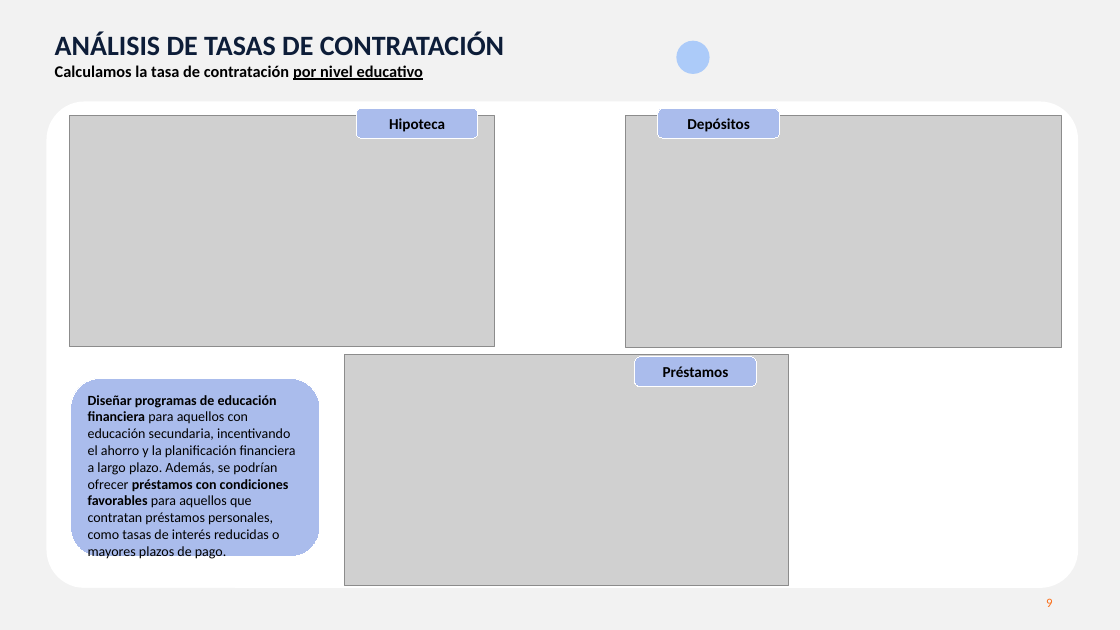
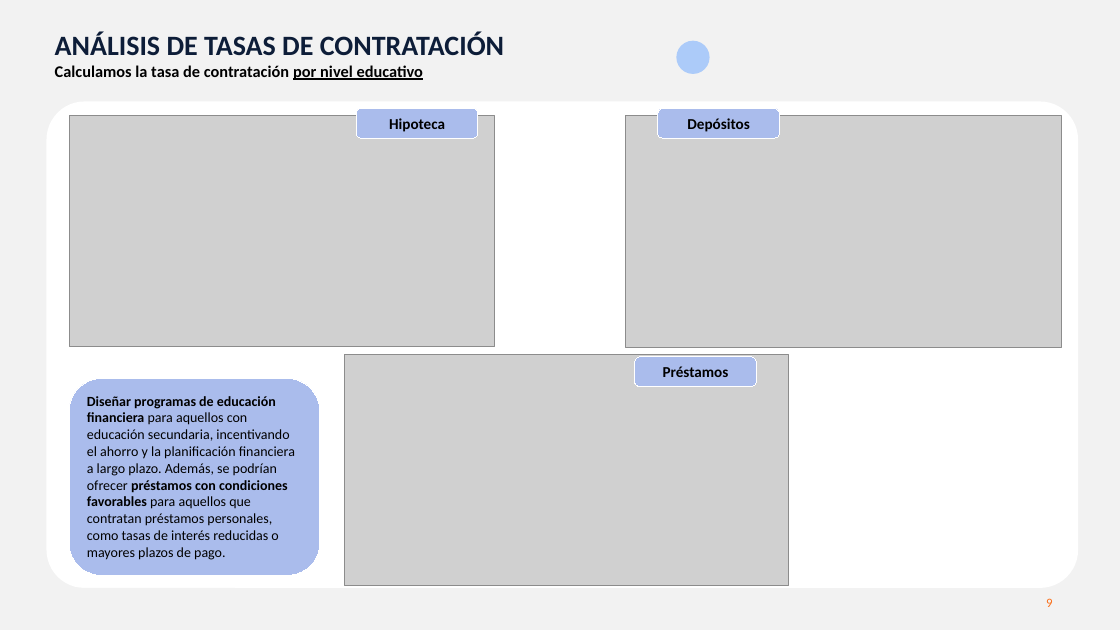
Before and after one commit to MarinaTorba/PersonalDataProrjects, a slide deck: slide 9 of Equip_B/results/D1_presentacion_Cliente.pptx. Drawn at 1120x630 pixels with LibreOffice and Linux fonts; fonts in the diff are those of the drawing; grey boxes stand for pictures. Boxes give left, top, right and bottom in pixels: in the first picture for what was removed or moved away, otherwise in the second. Text is boxed around its words. In the diff, an @@ line names an element or a change of style, - is before the commit and + after.

```diff
--- a/Equip_B/results/D1_presentacion_Cliente.pptx
+++ b/Equip_B/results/D1_presentacion_Cliente.pptx
@@ rounded rectangle "Diseñar programas de educación financiera ...": place and size @@
-rounded rectangle "Diseñar programas de educación financiera ..." at [71, 378, 320, 556]
+rounded rectangle "Diseñar programas de educación financiera ..." at [69, 378, 320, 576]
```
Also in this commit, not shown: 21 other slides changed, 1 slide removed.
